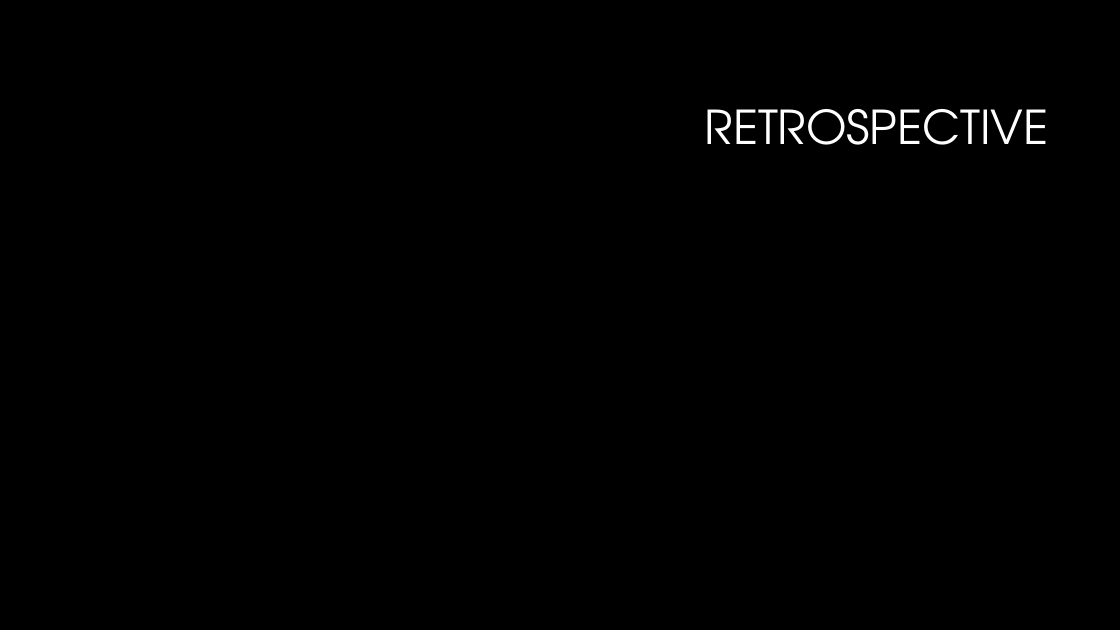
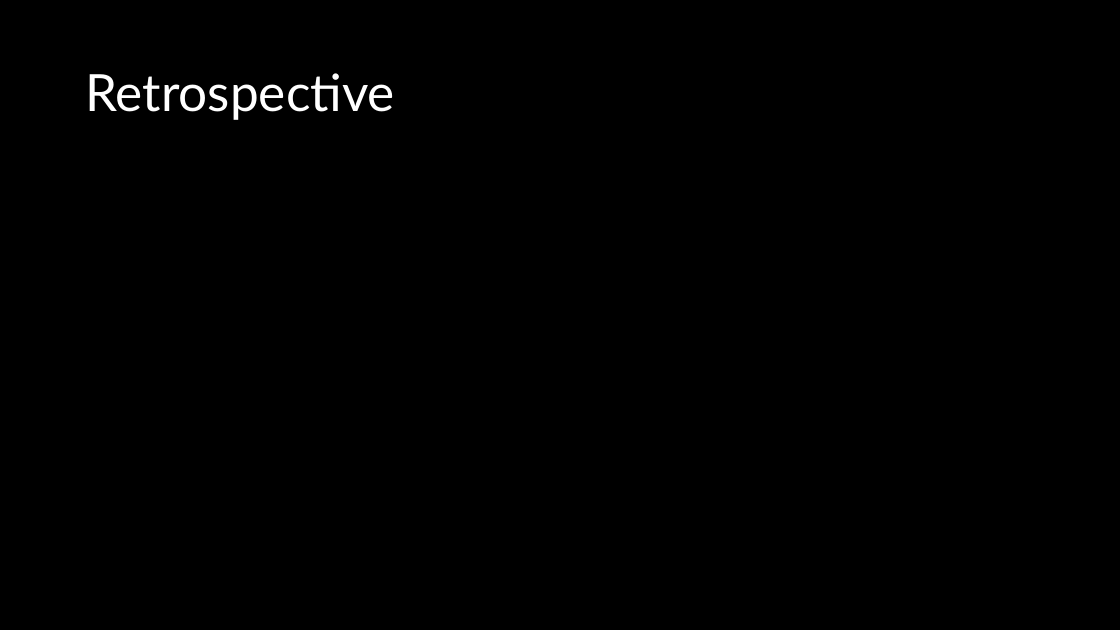
Before and after one commit to TomHeij/Project5-6, a slide deck: slide 9 of Opleverset_Project_5-6/Manage_&_Control/50% Presentatie.pptx (slide 7 before the commit). Drawn at 1120x630 pixels with LibreOffice and Linux fonts; fonts in the diff are those of the drawing; background and template pictures are left out. Boxes give left, top, right and bottom in pixels: in the first picture for what was removed or moved away, otherwise in the second. Text is boxed around its words. In the diff, an @@ line names an element or a change of style, - is before the commit and + after.

```diff
--- a/Opleverset_Project_5-6/Manage_&_Control/50% Presentatie.pptx
+++ b/Opleverset_Project_5-6/Manage_&_Control/50% Presentatie.pptx
@@ title at bbox=[85, 73, 395, 120]: text changed; size 40 to 44 pt; font TeX Gyre Adventor to Lato @@
-RETROSPECTIVE
+Retrospective
```
Also in this commit, not shown: 5 other slides changed, 3 slides added, 1 slide removed.
